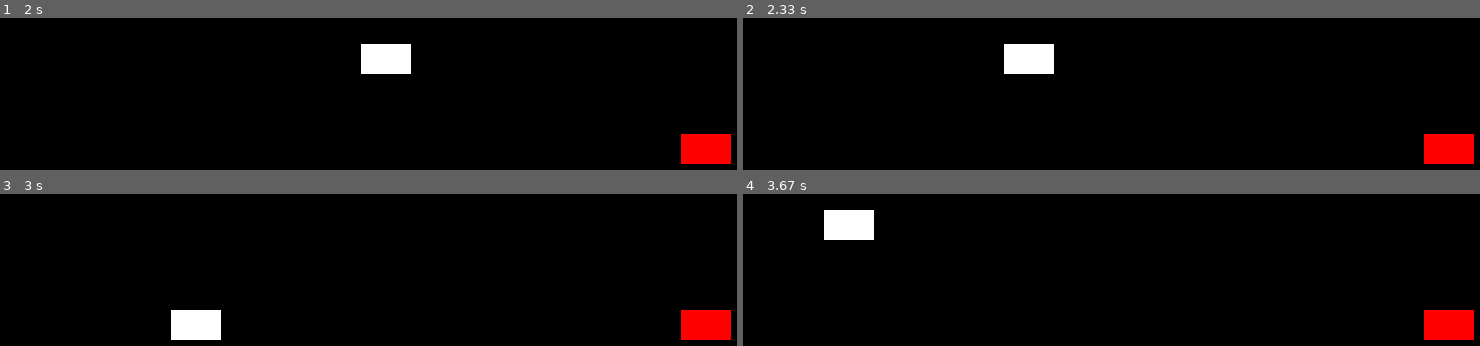
Above: before the commit, frames 1-4 (two rows, left to right).
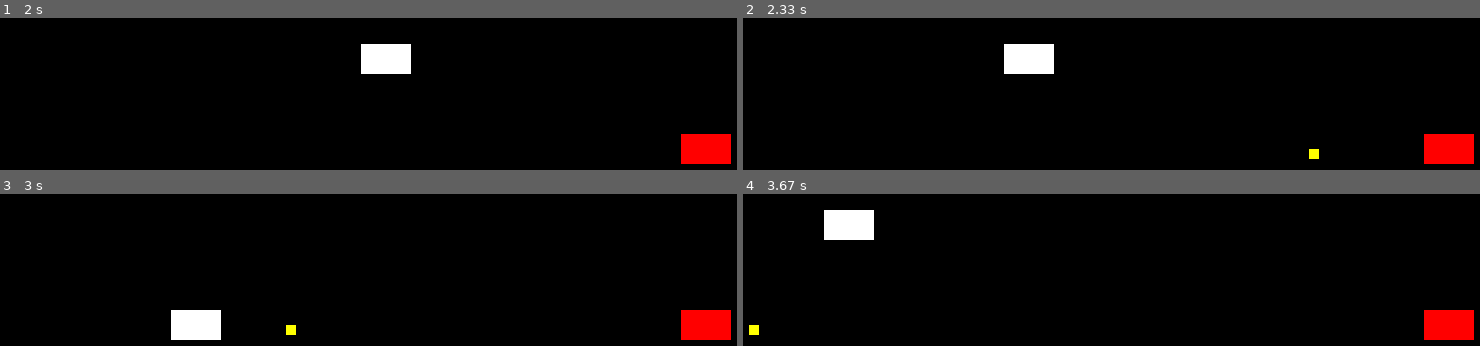
Above: after the commit, the same moments.

Repository: cassiel-st4vr0s/lpc2024
Game: pygame game, started from atividade005/main.py
Two runs of this game, one before a commit and one after it. Both use one fixed random seed, a clock stepped at 60 frames per second and the inputs below.
Inputs (mouse positions are in pixels of both pictures, inside the frame that each line leads up to):
- Up to frame 1 (2 s): click (383, 133) at 0.38 s; hold Right 0.67-1.13 s; hold Up 1.17-1.47 s; hold Right 1.5-1.97 s
- Up to frame 2 (2.33 s): hold Left from 2 s (still down)
- Up to frame 3 (3 s): release Left at 2.53 s; hold Down 2.57-2.87 s; hold Left from 2.9 s (still down)
- Up to frame 4 (3.67 s): release Left at 3.3 s; hold Up from 3.33 s (still down)

Frame 1 is identical in both runs. In frame 2, less than 0.1% of the frame differs, in the area x 76-79%, y 86-93%; in frame 3, less than 0.1%; in frame 4, less than 0.1%.

Commit message:
made the enemy tank start shooting towards the players tank

Diff:
--- a/atividade005/main.py
+++ b/atividade005/main.py
@@ -1,7 +1,7 @@
 import pygame
 import sys
 from tank import Tank
-#from projectile import Projectile
+from projectile import Projectile
 
 pygame.init()
 
@@ -19,6 +19,10 @@
 #tanks(player and ai enemy)
 player_tank = Tank(100, SCREEN_HEIGHT // 2, WHITE)
 enemy_tank = Tank(SCREEN_WIDTH - 100, SCREEN_HEIGHT // 2, (255, 0, 0)) #enemy is red
+
+#enemy tank fire rate
+ENEMY_FIRE_EVENT = pygame.USEREVENT + 2
+pygame.time.set_timer(ENEMY_FIRE_EVENT, 2000)  #2 segundos
 
 projectiles = []
 class Wall:
@@ -41,6 +45,12 @@
                 new_projectile = player_tank.shoot()
                 if new_projectile:
                     projectiles.append(new_projectile)
+        if event.type == ENEMY_FIRE_EVENT:
+            new_projectile = Projectile(enemy_tank.rect.centerx, enemy_tank.rect.centery, -1)
+            if new_projectile:
+                projectiles.append(new_projectile)
+
+
 
     #hanndle key press
     keys = pygame.key.get_pressed()
